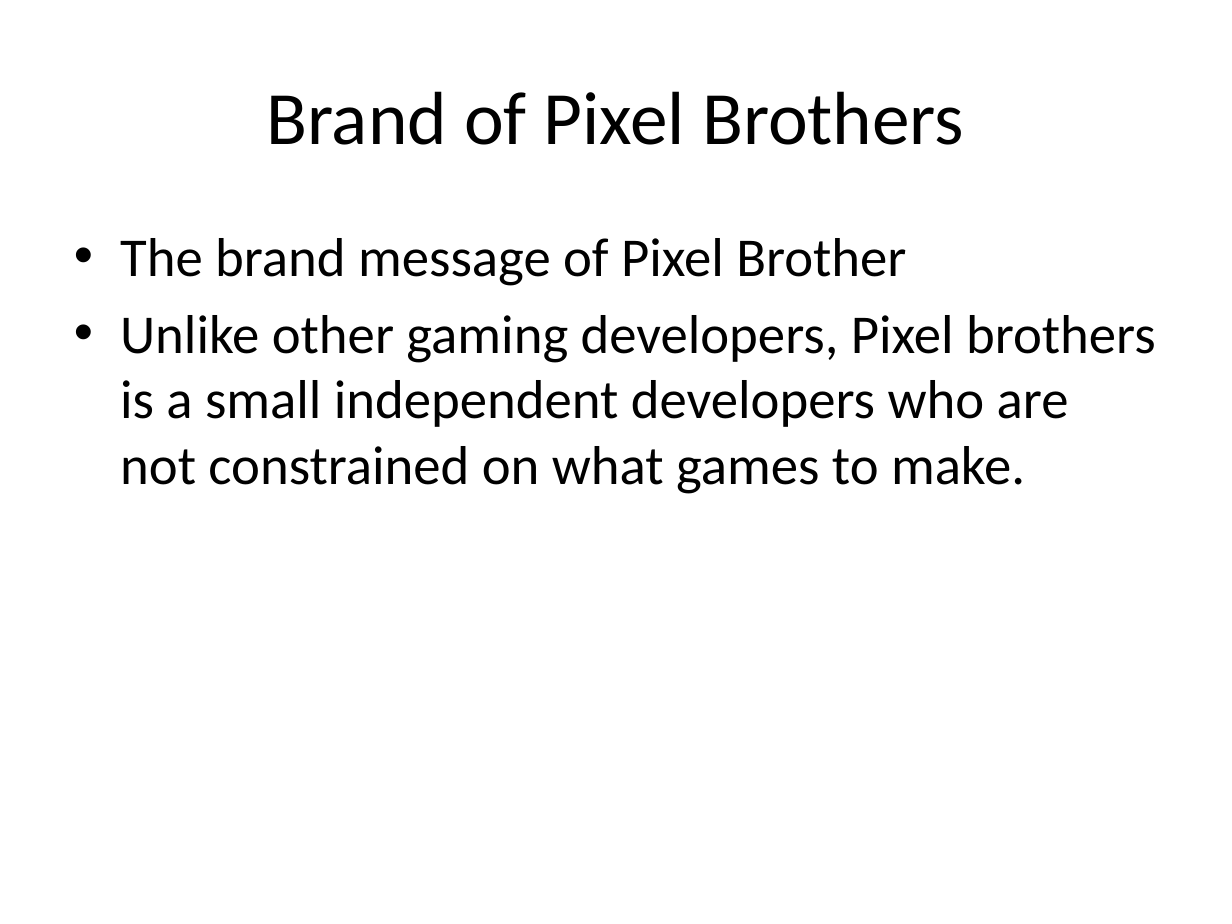
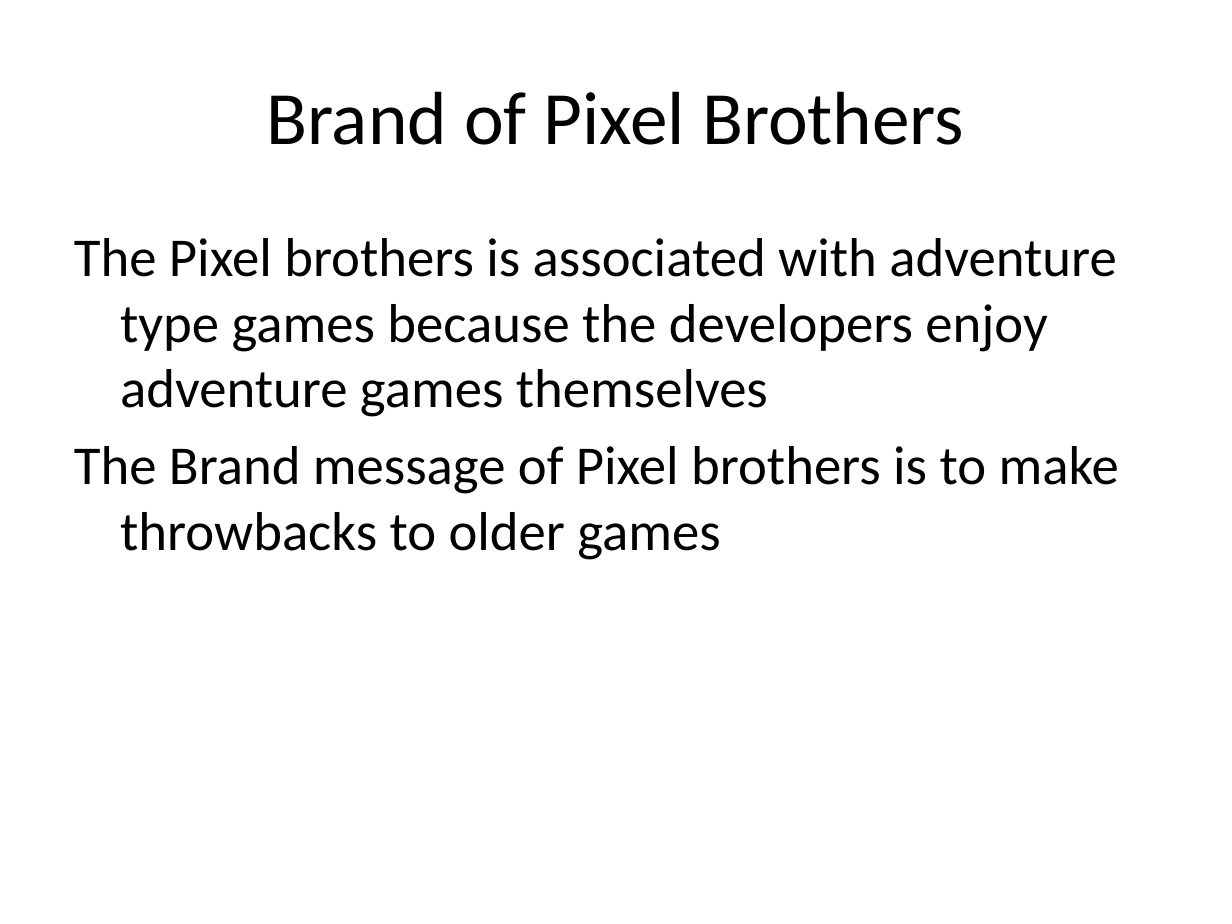
Before and after one commit to Acularius/Pixel-Brother, a slide deck: slide 14 of Assignment/Marketing Presentation/Presentation roughs v2 Erics Version.pptx. Drawn at 1232x924 pixels with LibreOffice and Linux fonts; fonts in the diff are those of the drawing. Boxes give left, top, right and bottom in pixels: in the first picture for what was removed or moved away, otherwise in the second. Text is boxed around its words. In the diff, an @@ line names an element or a change of style, - is before the commit and + after.

Commit message:
Update

```diff
--- a/Assignment/Marketing Presentation/Presentation roughs v2 Erics Version.pptx
+++ b/Assignment/Marketing Presentation/Presentation roughs v2 Erics Version.pptx
@@ text at (x1=74, y1=238, x2=1119, y2=560): text changed @@
-• The brand message of Pixel Brother
-• Unlike other gaming developers, Pixel brothers is a small independent developers who are not constrained on what games to make.
+The Pixel brothers is associated with adventure type games because the developers enjoy adventure games themselves
+The Brand message of Pixel brothers is to make throwbacks to older games
```
